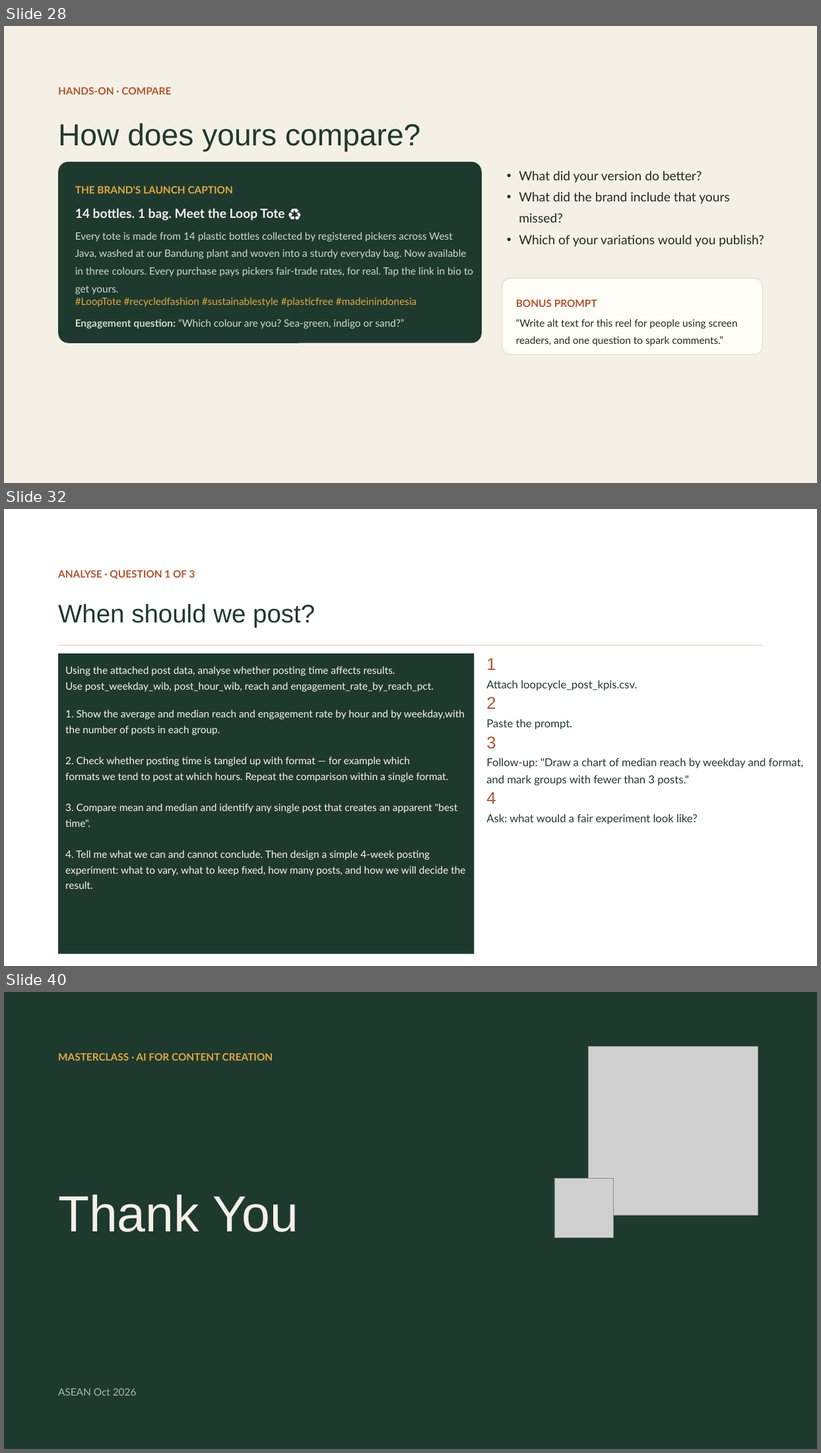
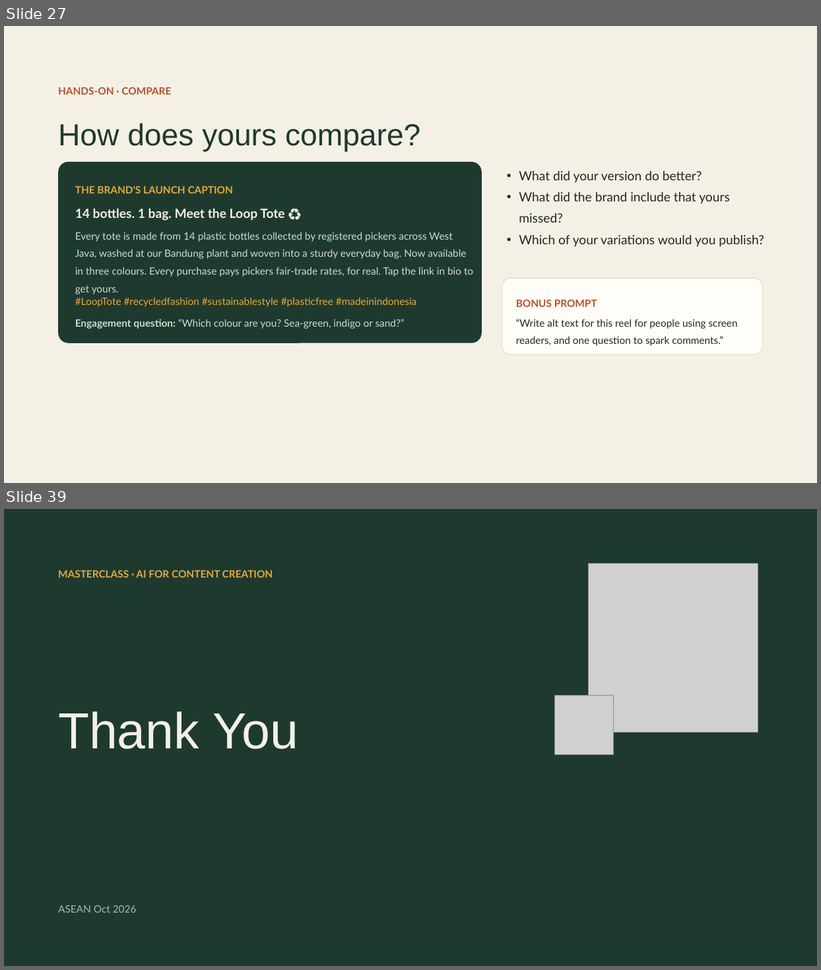
Before and after one commit to itsbharathp/LoopCycle, a slide deck: Prestentations/AI for Content Creation — The Basics.pptx. Shown one above the other, each under a label of ours: slides 28, 32 and 40 before the commit, slides 27 and 39 after it; the slides between them are not shown. The pictures are 821x1453 and 821x970 pixels, drawn with LibreOffice and Linux fonts; fonts in the diff are those of the drawing; grey boxes stand for pictures. Boxes give left, top, right and bottom in pixels: in the first picture for what was removed or moved away, otherwise in the second. Text is boxed around its words. In the diff, an @@ line names an element or a change of style, - is before the commit and + after.

```diff
--- a/Prestentations/AI for Content Creation — The Basics.pptx
+++ b/Prestentations/AI for Content Creation — The Basics.pptx
@@ slide 32 removed at (4, 509, 817, 966), background #FFFFFF @@
@@ text removed at (58, 570, 195, 579) @@
-ANALYSE · QUESTION 1 OF 3
@@ text removed at (58, 604, 315, 628) @@
-When should we post?
@@ line removed from (58, 645) to (763, 645) @@
@@ rectangle removed at (58, 654, 475, 955) @@
@@ text removed at (65, 666, 465, 889) @@
-Using the attached post data, analyse whether posting time affects results.
-Use post_weekday_wib, post_hour_wib, reach and engagement_rate_by_reach_pct.
-1. Show the average and median reach and engagement rate by hour and by weekday,with the number of posts in each group.
-2. Check whether posting time is tangled up with format — for example which
-formats we tend to post at which hours. Repeat the comparison within a single format.
-3. Compare mean and median and identify any single post that creates an apparent "best time".
-4. Tell me what we can and cannot conclude. Then design a simple 4-week posting experiment: what to vary, what to keep fixed, how many posts, and how we will decide the result.
@@ text removed at (486, 658, 804, 824) @@
-1
-Attach loopcycle_post_kpis.csv.
-2
-Paste the prompt.
-3
-Follow-up: "Draw a chart of median reach by weekday and format, and mark groups with fewer than 3 posts."
-4
-Ask: what would a fair experiment look like?
@@ what was slide 28 is now slide 27 @@
@@ what was slide 40 is now slide 39 @@
```
Also in this commit, not shown: 11 slides added, 11 other slides removed, 3 other files.
